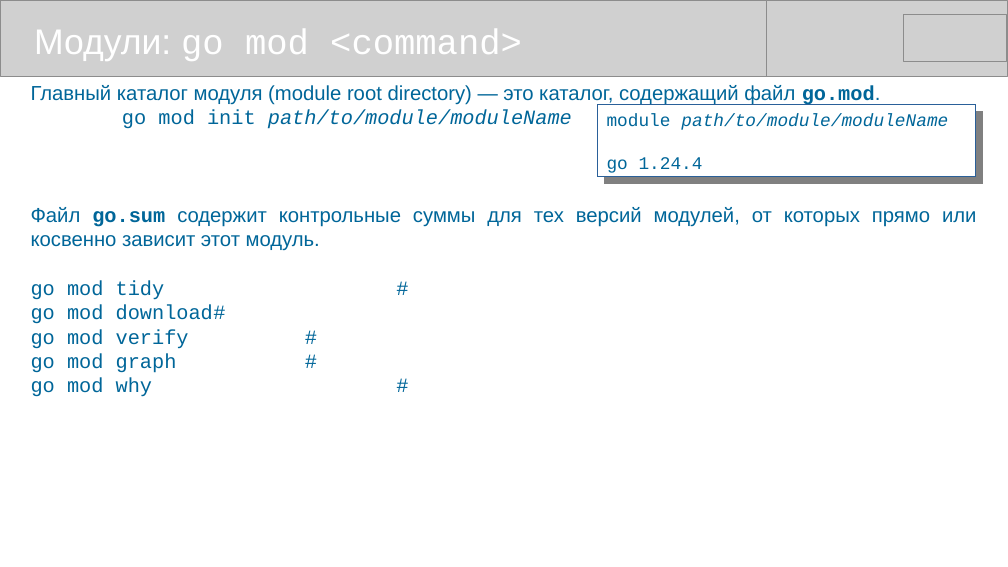
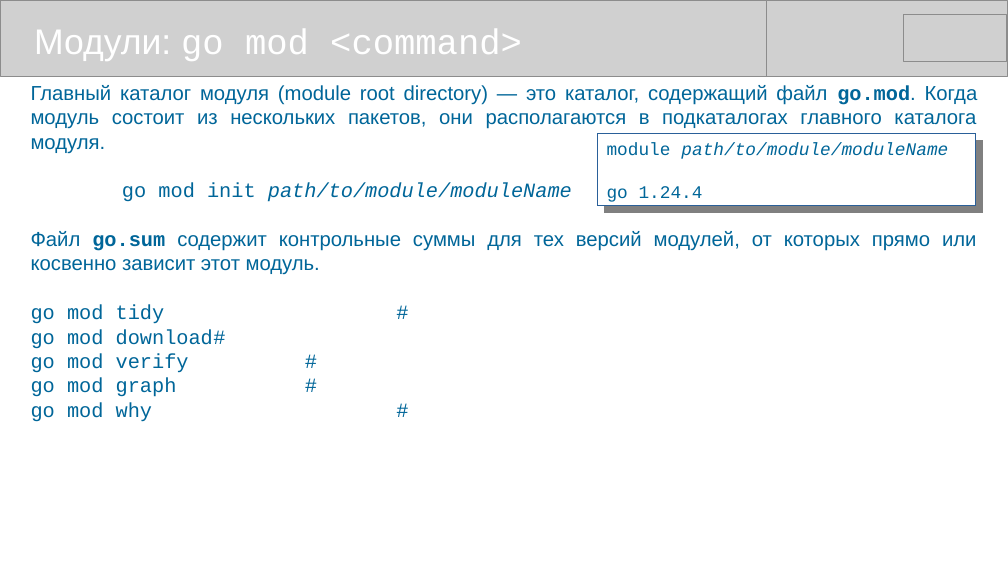
Before and after one commit to mike-shock/Go_language, a slide deck: slide 41 of Go_Review.odp. Drawn at 1008x567 pixels with LibreOffice and Linux fonts; fonts in the diff are those of the drawing; grey boxes stand for pictures. Boxes give left, top, right and bottom in pixels: in the first picture for what was removed or moved away, otherwise in the second. Text is boxed around its words. In the diff, an @@ line names an element or a change of style, - is before the commit and + after.

```diff
--- a/Go_Review.odp
+++ b/Go_Review.odp
@@ text at [31, 85, 978, 154]: text changed @@
-Главный каталог модуля (module root directory) — это каталог, содержащий файл go.mod.
+Главный каталог модуля (module root directory) — это каталог, содержащий файл go.mod. Когда модуль состоит из нескольких пакетов, они располагаются в подкаталогах главного каталога модуля.
@@ rectangle "module path/to/module/moduleName": place and size @@
-rectangle "module path/to/module/moduleName" at [598, 104, 976, 177]
+rectangle "module path/to/module/moduleName" at [598, 134, 976, 206]
```
Also in this commit, not shown: 4 other slides changed, 1 other file.
